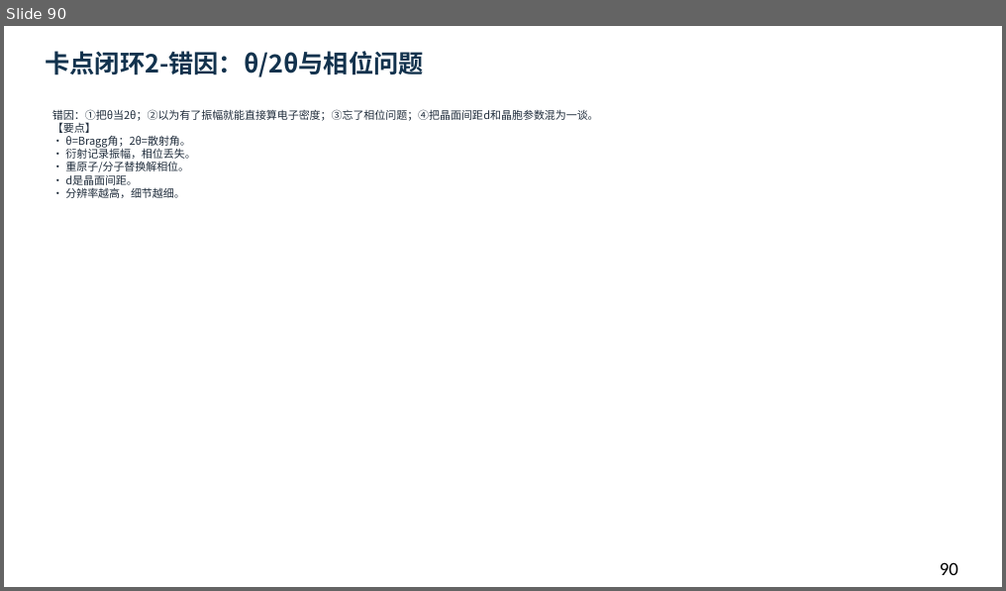
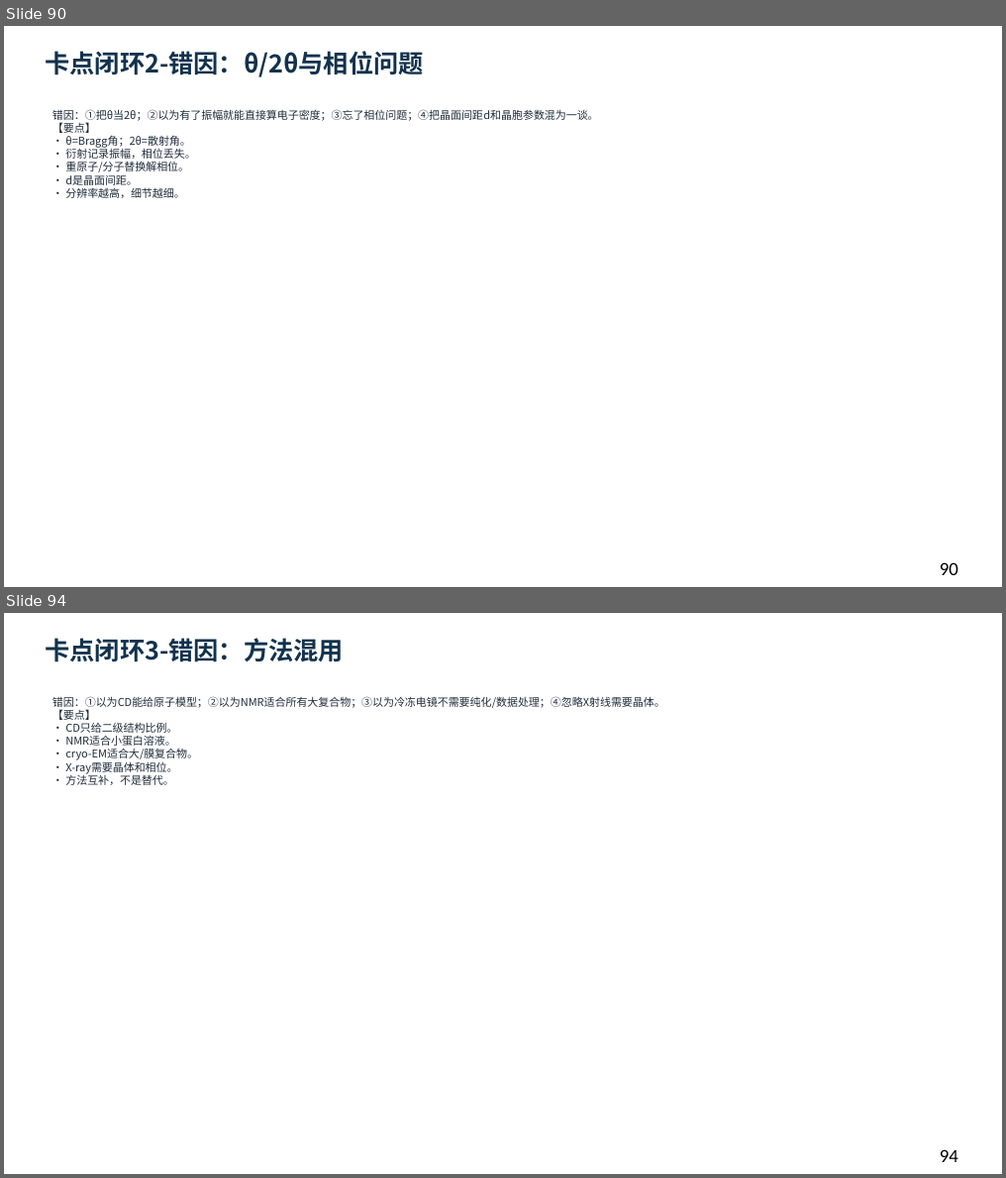
Before and after one commit to newkan-li/Biochemistry, a slide deck: downloads/bc03-ai-style.pptx. Shown one above the other, each under a label of ours: slide 90 before the commit, slides 90 and 94 after it; the slides between them are not shown. The pictures are 1006x591 and 1006x1178 pixels, drawn with LibreOffice and Linux fonts; fonts in the diff are those of the drawing. Boxes give left, top, right and bottom in pixels: in the first picture for what was removed or moved away, otherwise in the second. Text is boxed around its words. In the diff, an @@ line names an element or a change of style, - is before the commit and + after.

```diff
--- a/downloads/bc03-ai-style.pptx
+++ b/downloads/bc03-ai-style.pptx
@@ slide 94 added at <box>4,613,1002,1174</box>, background #FFFFFF @@
@@ text added at <box>45,638,343,663</box>, 24 pt, text #12324D, bold @@
+卡点闭环3-错因：方法混用
@@ text added at <box>53,696,665,785</box>, 10.5 pt, text #202D3C @@
+错因：①以为CD能给原子模型；②以为NMR适合所有大复合物；③以为冷冻电镜不需要纯化/数据处理；④忽略X射线需要晶体。
+【要点】
+• CD只给二级结构比例。
+• NMR适合小蛋白溶液。
+• cryo-EM适合大/膜复合物。
+• X-ray需要晶体和相位。
+• 方法互补，不是替代。
@@ text added at <box>940,1150,958,1162</box>, 18 pt, text #000000 @@
+94
```
Also in this commit, not shown: 1 slide changed, 3 other slides added, 22 other files.
